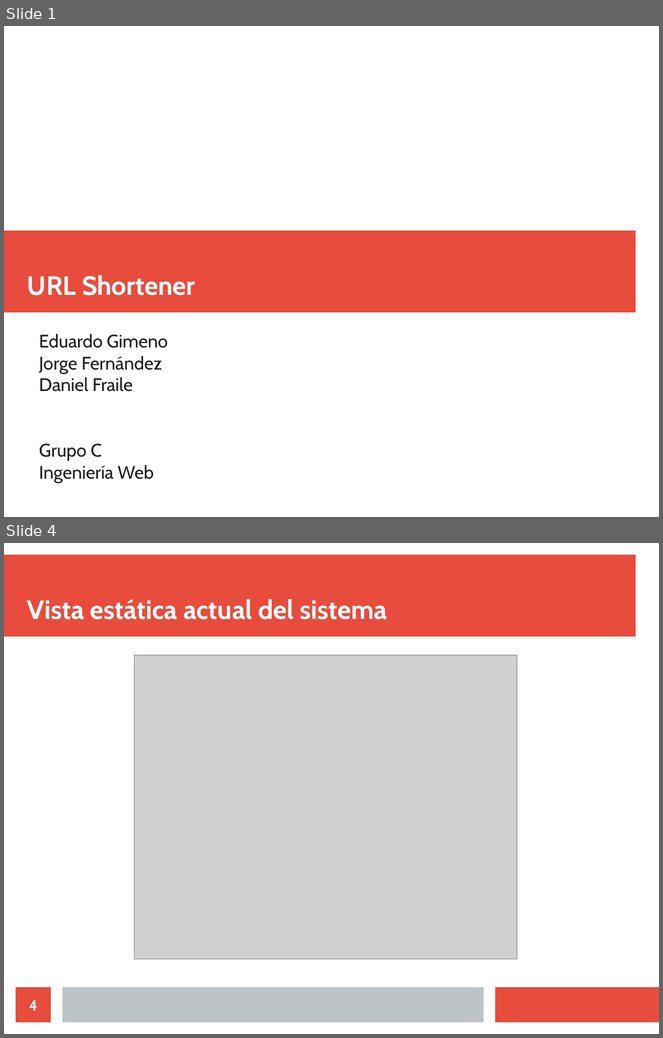
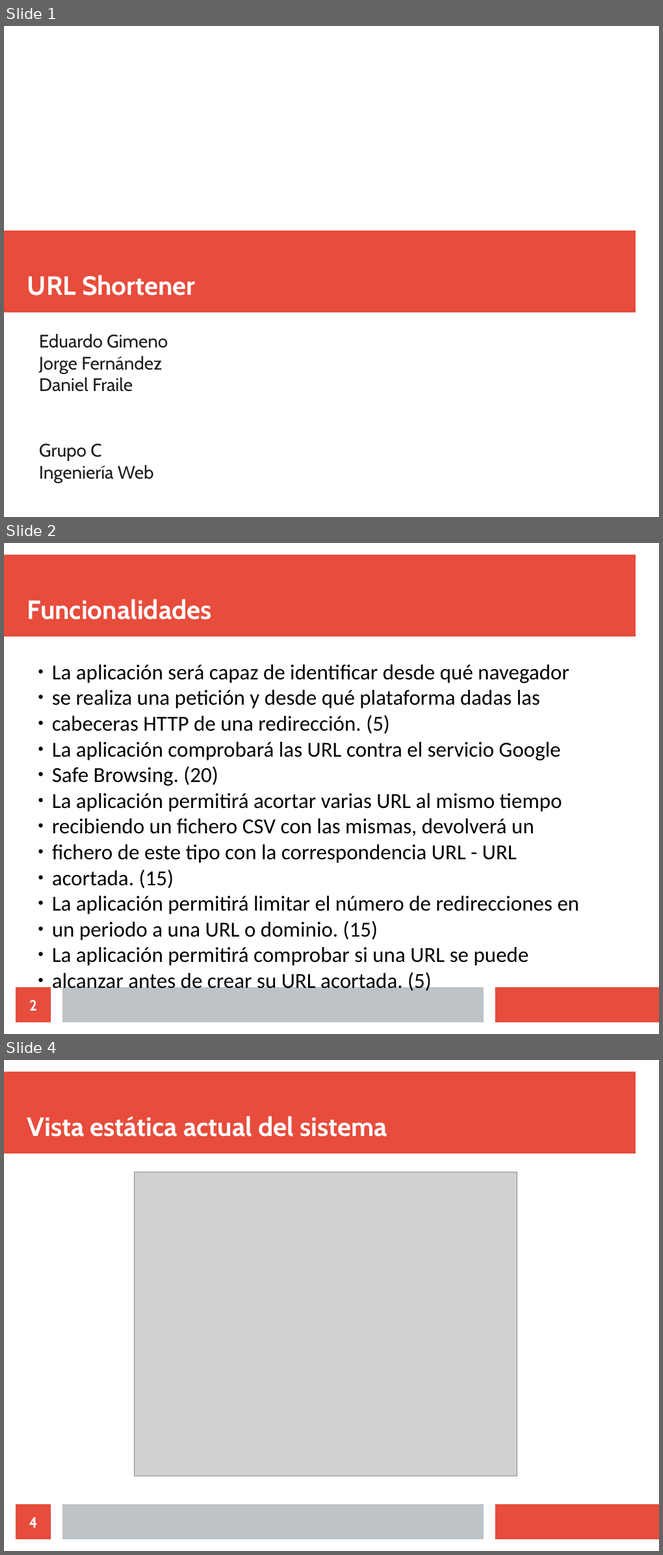
Before and after one commit to EduardoGimeno/Ingenieria-Web, a slide deck: Documentacion/Presentacion/presentacion.odp. Shown one above the other, each under a label of ours: slides 1 and 4 before the commit, slides 1, 2 and 4 after it; the slides between them are not shown. The pictures are 663x1038 and 663x1555 pixels, drawn with LibreOffice and Linux fonts; fonts in the diff are those of the drawing; grey boxes stand for pictures. Boxes give left, top, right and bottom in pixels: in the first picture for what was removed or moved away, otherwise in the second. Text is boxed around its words. In the diff, an @@ line names an element or a change of style, - is before the commit and + after.

```diff
--- a/Documentacion/Presentacion/presentacion.odp
+++ b/Documentacion/Presentacion/presentacion.odp
@@ slide 2 added at (x1=4, y1=543, x2=659, y2=1034), background #FFFFFF; not listed: 3 template elements that a slide beside it also shows @@
@@ title added at (x1=27, y1=599, x2=212, y2=620), 32 pt, text #FFFFFF, bold @@
+Funcionalidades
@@ text added at (x1=52, y1=665, x2=580, y2=993), 26 pt, text #000000 @@
+● La aplicación será capaz de identificar desde qué navegador
+● se realiza una petición y desde qué plataforma dadas las
+● cabeceras HTTP de una redirección. (5)
+● La aplicación comprobará las URL contra el servicio Google
+● Safe Browsing. (20)
+● La aplicación permitirá acortar varias URL al mismo tiempo
+● recibiendo un fichero CSV con las mismas, devolverá un
+● fichero de este tipo con la correspondencia URL - URL
+● acortada. (15)
+● La aplicación permitirá limitar el número de redirecciones en
+● un periodo a una URL o dominio. (15)
+● La aplicación permitirá comprobar si una URL se puede
+● alcanzar antes de crear su URL acortada. (5)
@@ page number added at (x1=16, y1=988, x2=51, y2=1023), fill #E74C3C, 18 pt, text #FFFFFF, bold @@
+2
```
Also in this commit, not shown: 3 slides changed, 1 slide removed, 2 other files.
